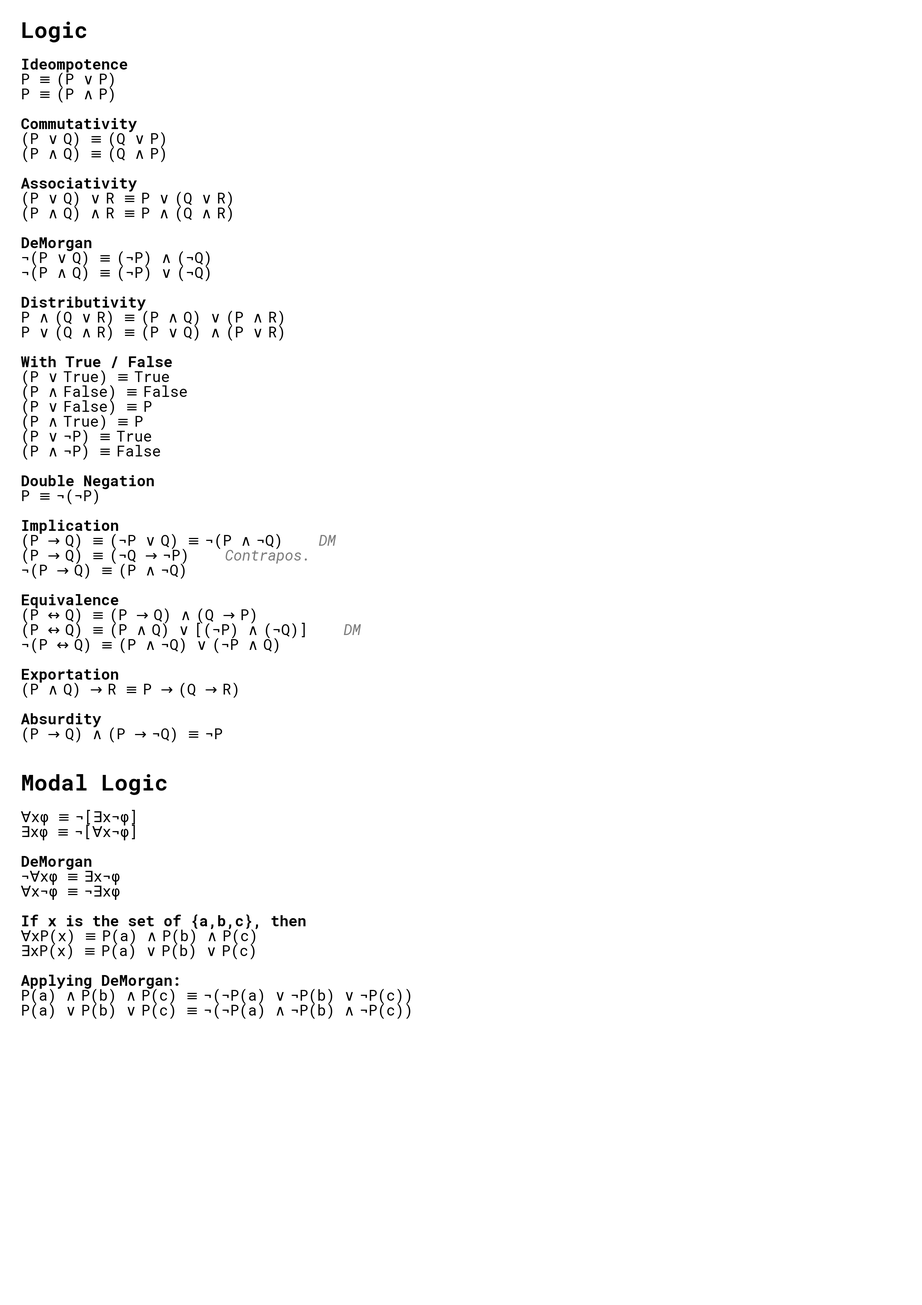
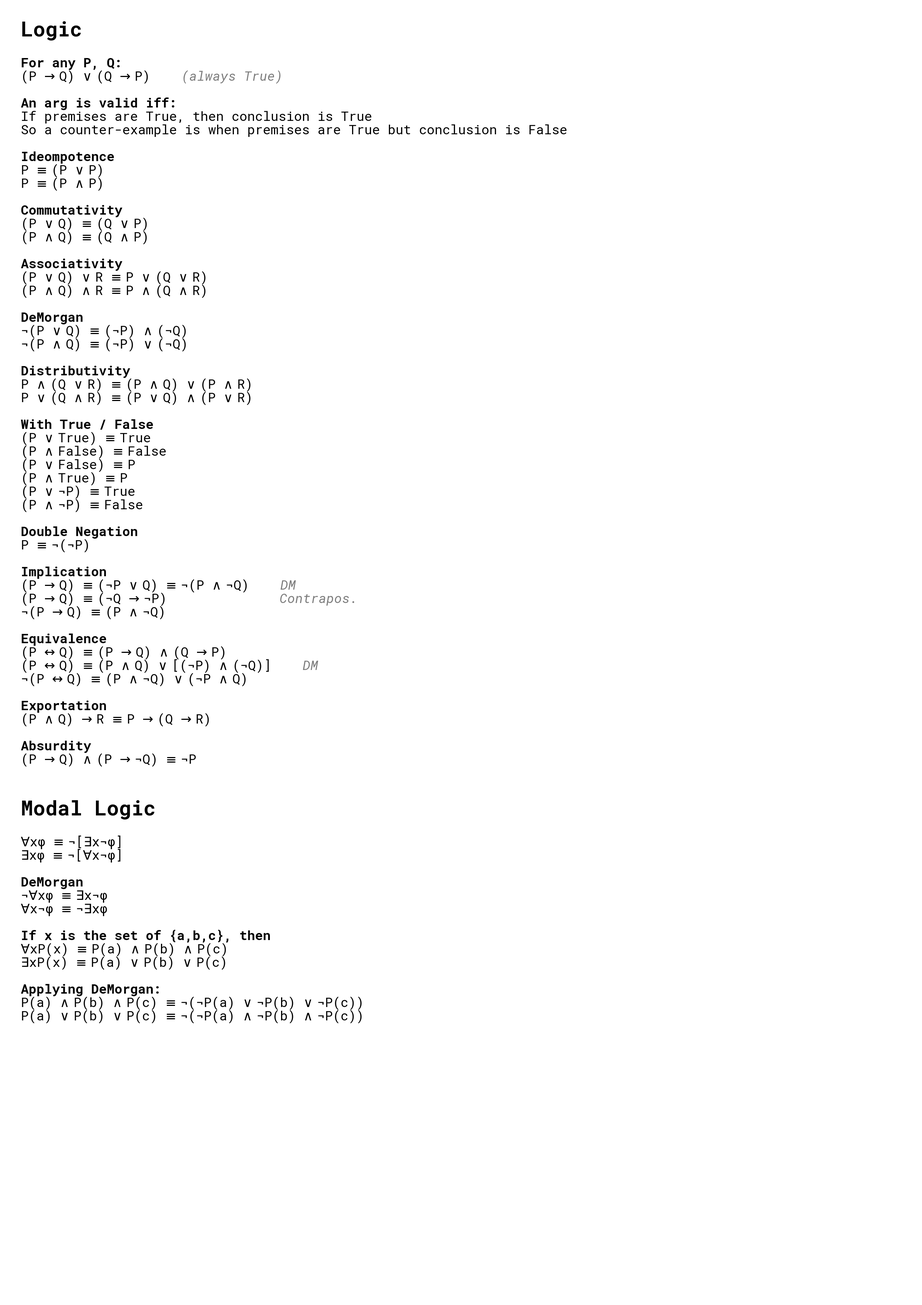
Layer changes from the first (922, 1305) image to the second:
painted on "Logic ..." over (20, 21, 567, 1024)
